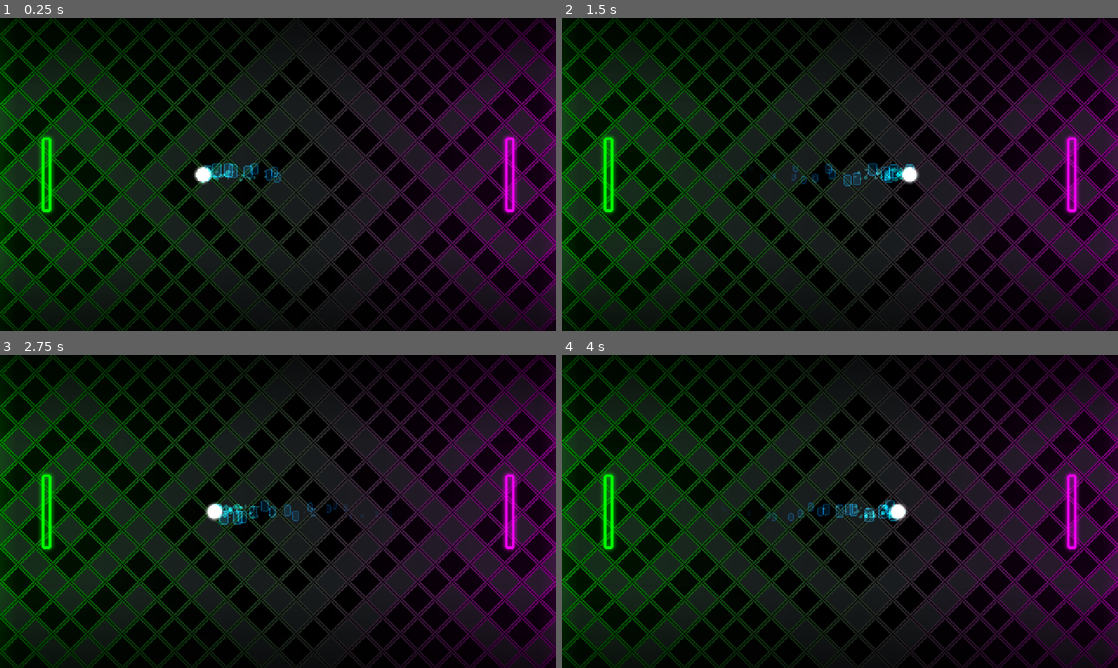
Above: before the commit, frames 1-4 (two rows, left to right).
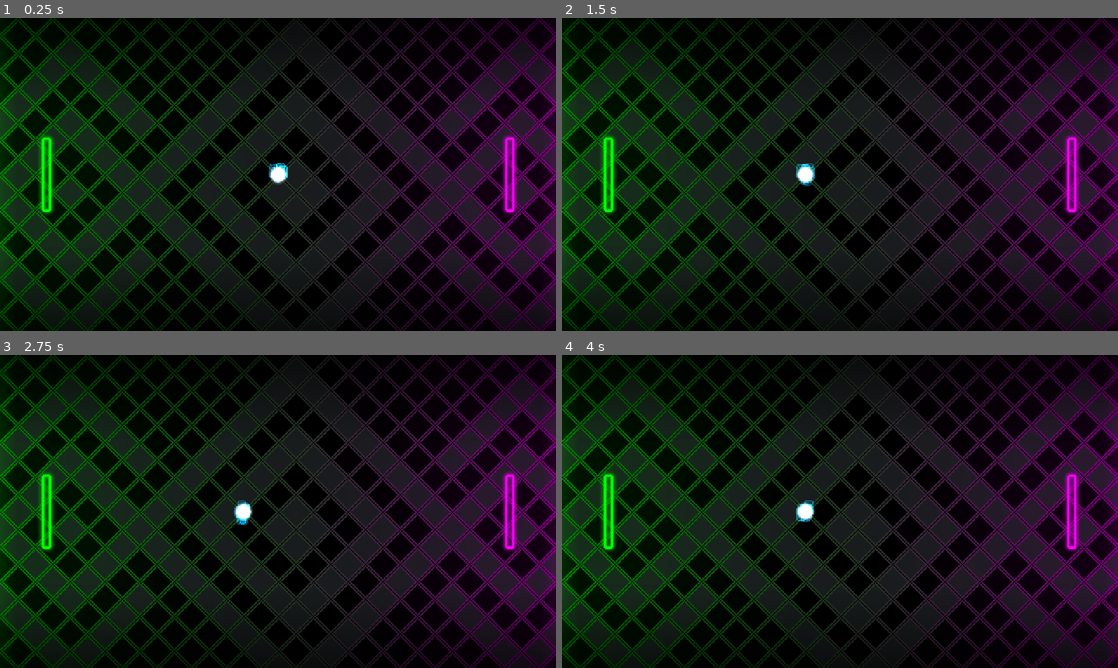
Above: after the commit, the same moments.

Repository: adatechschool/spin-spong
Game: Godot game, scene res://scenes/Pong.tscn
Same seed, same stepped clock (60 frames per second), same inputs: the game is played once before the commit and once after it.
Inputs:
- Up to frame 1 (0.25 s): no input
- Up to frame 2 (1.5 s): tap Enter (ui_accept) at 0.5, 0.6, 0.77, 1.07, 1.35 s
- Up to frame 3 (2.75 s): tap Enter (ui_accept) at 1.52, 1.82, 2.1 s
- Up to frame 4 (4 s): tap Enter (ui_accept) at 2.85, 3.02, 3.32, 3.6, 3.77 s

The runs differ from the first frame. In frame 1, 0.7% of the frame differs, in the area x 34-52%, y 46-54%; in frame 2, 0.9%, in the area x 38-65%, y 46-54%; in frame 3, 0.7%; in frame 4, 0.8%.

Commit message:
Pause when party's over

Diff:
--- a/project.godot
+++ b/project.godot
@@ -28,10 +28,6 @@
 [audio]
 
 default_bus_layout=""
-
-[autoload]
-
-Score="*res://scripts/util/Score.gd"
 
 [display]
 
--- a/scripts/Ball.gd
+++ b/scripts/Ball.gd
@@ -5,12 +5,33 @@
 export var max_speed: int
 export(Color) var color
 
+var pause_direction: = Vector2.LEFT
+
+signal resume
+
 func _ready():
-	linear_velocity = Vector2.LEFT
-	self.material.set_shader_param("targ_color",color)
+	material.set_shader_param("targ_color", color)
+
+
+func _process(_delta):
+	if Input.is_action_just_released("ui_accept"):
+		resume()
+
 
 func _integrate_forces(_state):
-	linear_velocity = linear_velocity.clamped(max_speed)
+	if pause_direction:
+		linear_velocity = linear_velocity * 0.91
+	else:
+		linear_velocity = linear_velocity.clamped(max_speed)
 
-	if linear_velocity.length() < min_speed:
-		linear_velocity = linear_velocity.normalized() * min_speed
+		if linear_velocity.length() < min_speed:
+			linear_velocity = linear_velocity.normalized() * min_speed
+
+
+func pause():
+	pause_direction = linear_velocity
+
+
+func resume():
+	linear_velocity = pause_direction
+	pause_direction = Vector2.ZERO
--- a/scripts/Lock.gd
+++ b/scripts/Lock.gd
@@ -7,10 +7,10 @@
 export(String) var down
 export(Color) var color
 
-const speed := 2000
-const rotation_speed := 9000
+const speed:= 2000
+const rotation_speed:= 9000
 
-onready var paddle := $Paddle as PhysicsBody2D
+onready var paddle:= $Paddle as PhysicsBody2D
 
 func _ready():
 	paddle.material.set_shader_param("targ_color", color)
--- a/scripts/Pong.gd
+++ b/scripts/Pong.gd
@@ -1,4 +1,12 @@
 extends Node
+
+const target: = 3
+var score: = 0
+var locked: = true
+
+func maybe_reset():
+	if abs(score) >= target:
+		score = 0
 
 func _ready():
 	if $ScoreHandlers/ScoreLuc.connect("body_entered", self, "adriel_touched"):
@@ -12,14 +20,22 @@
 
 
 func adriel_touched(_body: Ball):
-	Score.safe_decrease()
-	$RetroBackground.glide_to(float(Score.score) / float(Score.target))
+	score(-1)
 
 
 func luc_touched(_body: Ball):
-	Score.safe_increase()
-	$RetroBackground.glide_to(float(Score.score) / float(Score.target))
+	score(1)
 
 
 func reset_lock(_body: Ball):
-	Score.unlock()
+	locked = false
+	if abs(score) >= target:
+		score = 0
+		$Ball.pause()
+
+
+func score(point):
+	if not locked:
+		score += point
+		locked = true
+	$RetroBackground.display_score(float(score) / float(target))
--- a/scripts/RetroBackground.gd
+++ b/scripts/RetroBackground.gd
@@ -8,5 +8,5 @@
 	$Background.position.x += (target - $Background.position.x) * 0.1
 
 
-func glide_to(coeff: float):
+func display_score(coeff: float):
 	target = coeff * get_tree().root.size.x / 2
--- a/scripts/util/Score.gd
+++ /dev/null
@@ -1,39 +0,0 @@
-extends Node
-
-
-const target := 3
-var score := 0
-var locked := true
-
-
-func reset():
-	score = 0
-
-
-func maybe_reset():
-	if abs(score) >= target:
-		score = 0
-
-
-func safe_increase():
-	change_score_by(1)
-	maybe_reset()
-
-
-func safe_decrease():
-	change_score_by(-1)
-	maybe_reset()
-
-
-func change_score_by(a: int):
-	if not locked:
-		score += a
-	lock()
-
-
-func lock():
-	locked = true
-
-
-func unlock():
-	locked = false
